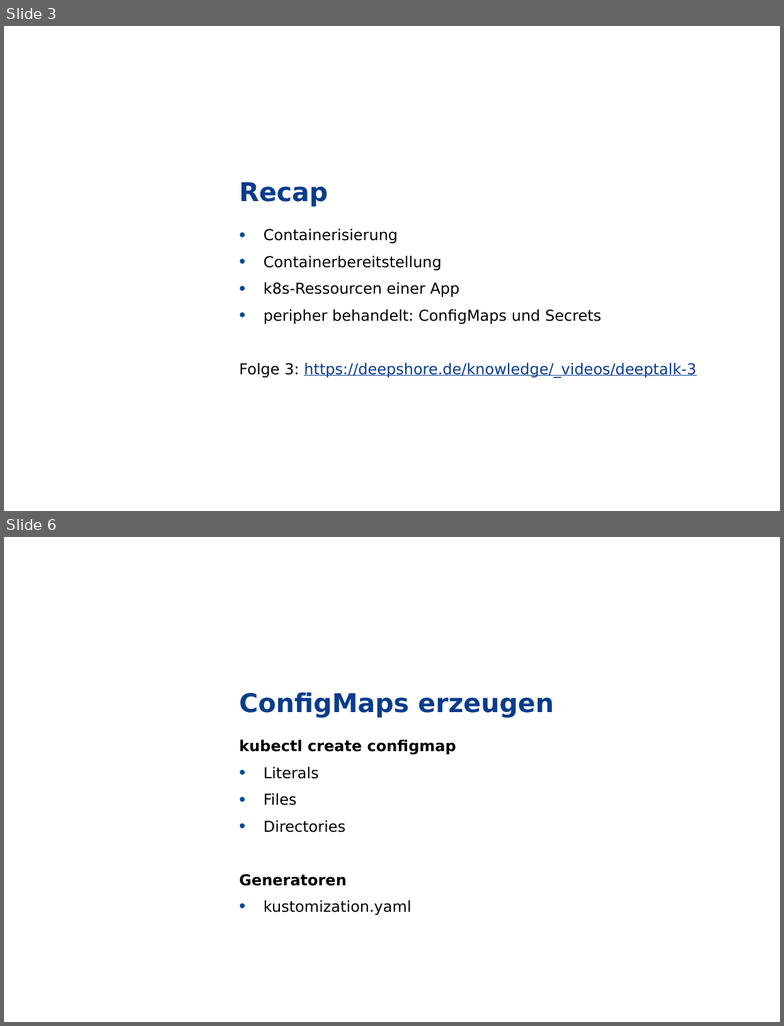
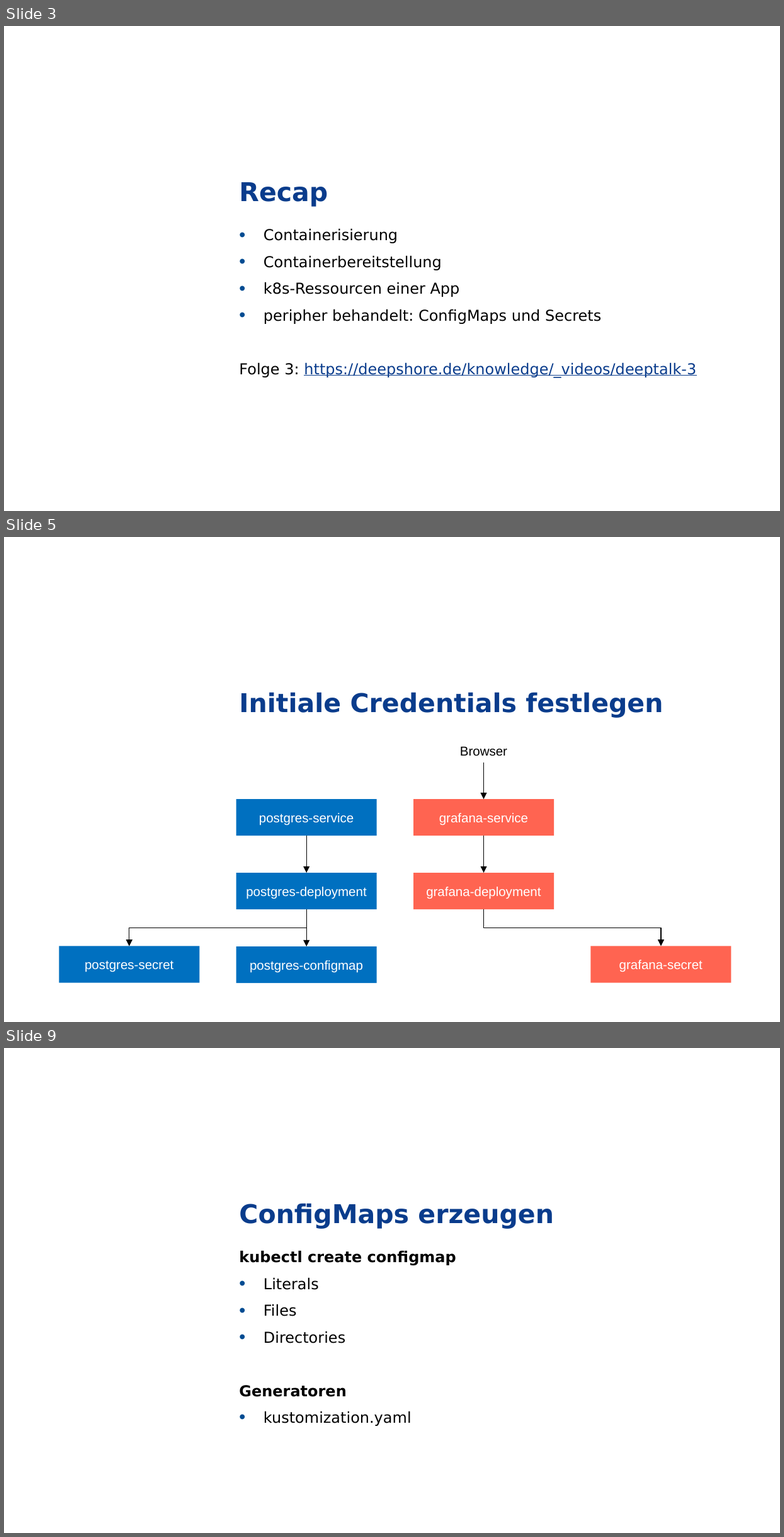
Before and after one commit to grothesk/deepshore-labs, a slide deck: 04-configmaps-und-secrets/deeptalk-04.pptx. Shown one above the other, each under a label of ours: slides 3 and 6 before the commit, slides 3, 5 and 9 after it; the slides between them are not shown. The pictures are 784x1026 and 784x1537 pixels, drawn with LibreOffice and Linux fonts; fonts in the diff are those of the drawing; background and template pictures are left out. Boxes give left, top, right and bottom in pixels: in the first picture for what was removed or moved away, otherwise in the second. Text is boxed around its words. In the diff, an @@ line names an element or a change of style, - is before the commit and + after.

```diff
--- a/04-configmaps-und-secrets/deeptalk-04.pptx
+++ b/04-configmaps-und-secrets/deeptalk-04.pptx
@@ slide 5 added at (x1=4, y1=537, x2=780, y2=1022), background picture (left out); not listed: 1 template element that a slide beside it also shows @@
@@ title added at (x1=239, y1=692, x2=663, y2=718), 24 pt, text #0A3C8C, bold @@
+Initiale Credentials festlegen
@@ text added at (x1=460, y1=747, x2=507, y2=756), 12 pt, text #000000 @@
+Browser
@@ arrow added from (483, 762) to (483, 799), #000000 0.75 pt @@
@@ rectangle added at (x1=236, y1=799, x2=376, y2=836), fill #0070C0, 12 pt, text #FFFFFF @@
+postgres-service
@@ rectangle added at (x1=414, y1=799, x2=554, y2=836), fill #FF6451, 12 pt, text #FFFFFF @@
+grafana-service
@@ arrow added from (306, 836) to (306, 873), #000000 0.75 pt @@
@@ arrow added from (483, 836) to (483, 873), #000000 0.75 pt @@
@@ rectangle added at (x1=236, y1=873, x2=376, y2=909), fill #0070C0, 12 pt, text #FFFFFF @@
+postgres-deployment
@@ rectangle added at (x1=414, y1=873, x2=554, y2=909), fill #FF6451, 12 pt, text #FFFFFF @@
+grafana-deployment
@@ elbow arrow added from (306, 909) to (129, 946), #000000 0.75 pt @@
@@ arrow added from (306, 909) to (306, 947), #000000 0.75 pt @@
@@ elbow arrow added from (483, 909) to (662, 946), #000000 0.75 pt @@
@@ rectangle added at (x1=59, y1=946, x2=199, y2=982), fill #0070C0, 12 pt, text #FFFFFF @@
+postgres-secret
@@ rectangle added at (x1=236, y1=947, x2=376, y2=983), fill #0070C0, 12 pt, text #FFFFFF @@
+postgres-configmap
@@ rectangle added at (x1=591, y1=946, x2=731, y2=982), fill #FF6451, 12 pt, text #FFFFFF @@
+grafana-secret
@@ what was slide 6 is now slide 9 @@
```
Also in this commit, not shown: 6 slides changed, 3 other slides added, 1 slide removed, 2 other files.
